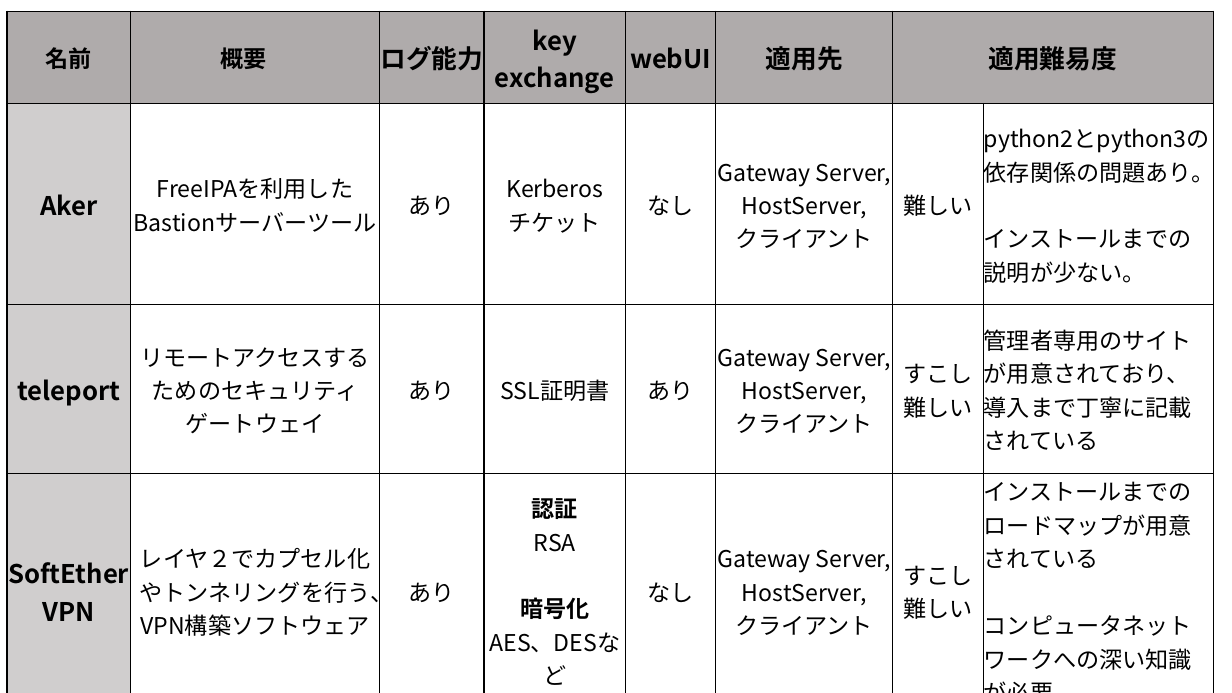
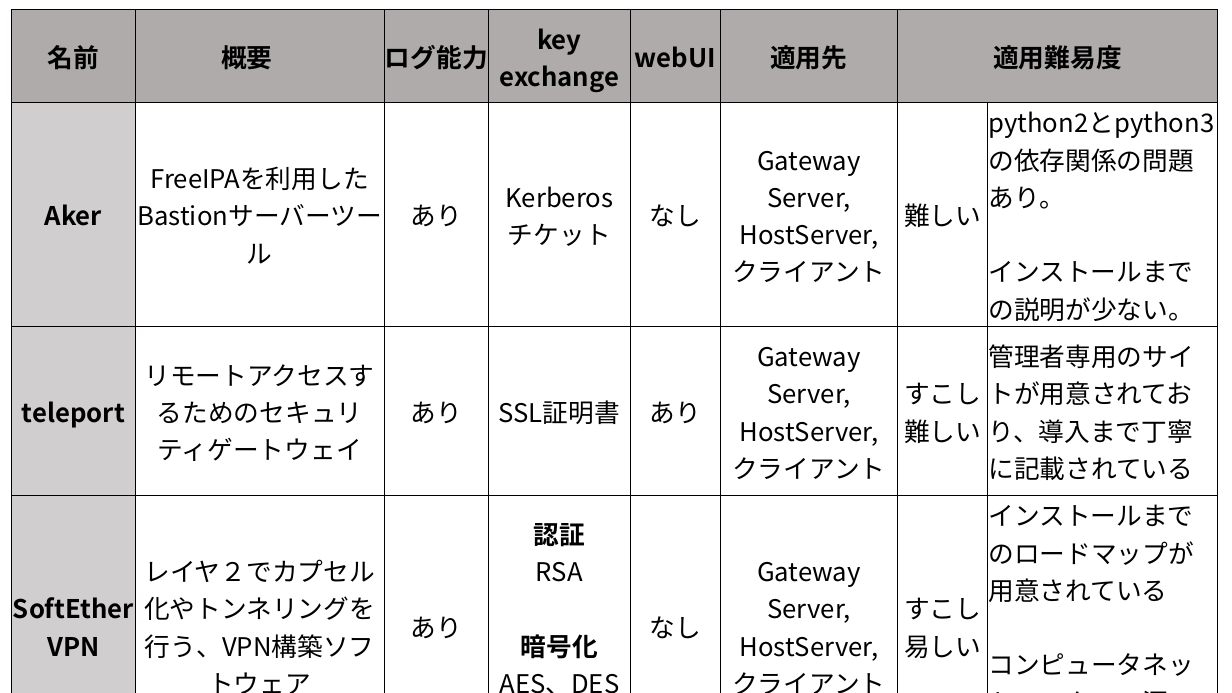
Before and after one commit to Alice-to-Bob/Graduate_School, a slide deck: slide 5 of SUBTHEME/graphs/telework_list.pptx. Drawn at 1232x693 pixels with LibreOffice and Linux fonts; fonts in the diff are those of the drawing. Boxes give left, top, right and bottom in pixels: in the first picture for what was removed or moved away, otherwise in the second. Text is boxed around its words. In the diff, an @@ line names an element or a change of style, - is before the commit and + after.

```diff
--- a/SUBTHEME/graphs/telework_list.pptx
+++ b/SUBTHEME/graphs/telework_list.pptx
@@ table at <box>12,10,1220,681</box> @@
-row 3, column 2: リモートアクセスする / ためのセキュリティ / ゲートウェイ
+row 3, column 2: リモートアクセスするためのセキュリティゲートウェイ
-row 4, column 7: すこし / 難しい
+row 4, column 7: すこし / 易しい
@@ size 18 to 20 pt in "名前", "概要", "FreeIPAを利用したBastionサーバーツール", "あり" and 28 more places @@
@@ table: place and size @@
-table at <box>7,11,1215,677</box>
+table at <box>12,10,1220,681</box>
```
Also in this commit, not shown: 2 other slides changed, 19 other files.
